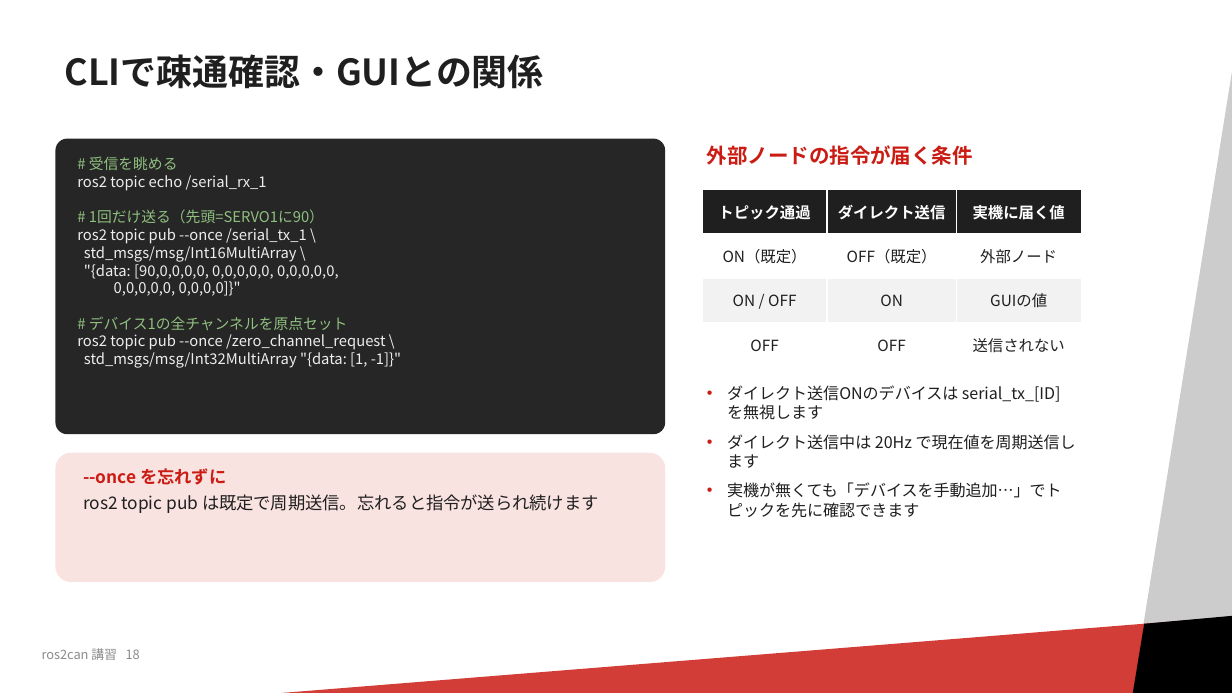
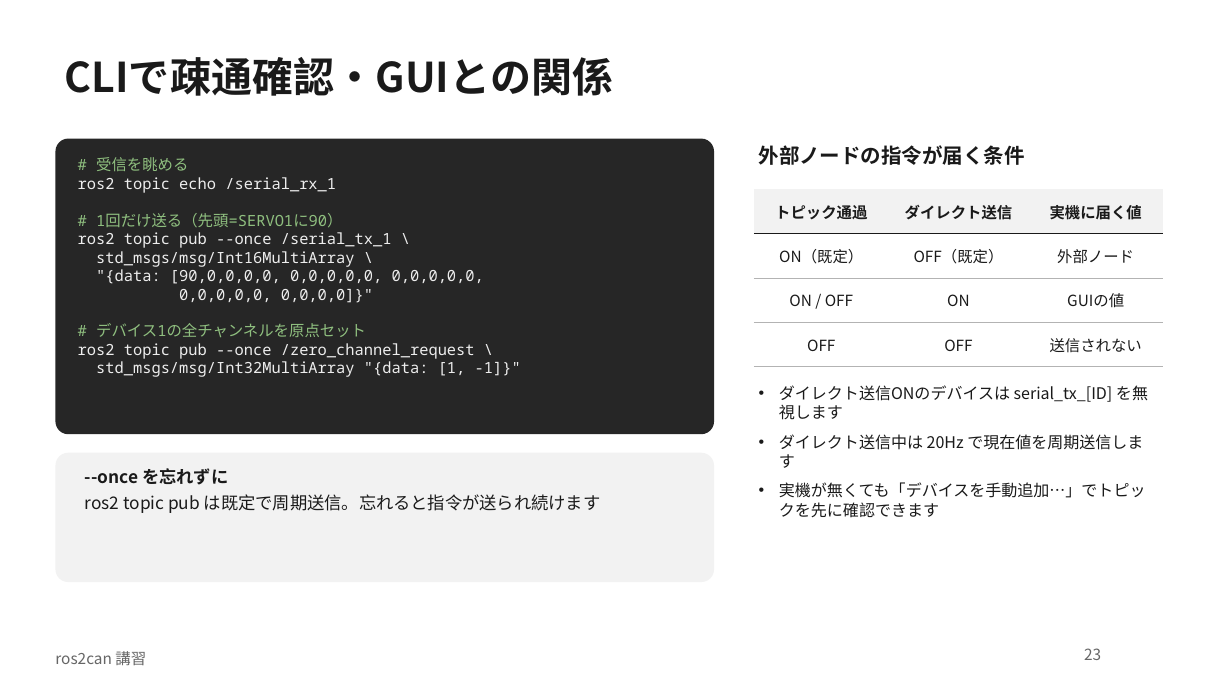
Before and after one commit to RRST-NHK-Project/rrst-ros2-ws-practice, a slide deck: slide 23 of docs/ros2can講習.pptx (slide 18 before the commit). Drawn at 1232x693 pixels with LibreOffice and Linux fonts; fonts in the diff are those of the drawing; background and template pictures are left out. Boxes give left, top, right and bottom in pixels: in the first picture for what was removed or moved away, otherwise in the second. Text is boxed around its words. In the diff, an @@ line names an element or a change of style, - is before the commit and + after.

Commit message:
講習資料

```diff
--- a/docs/ros2can講習.pptx
+++ b/docs/ros2can講習.pptx
@@ rectangle removed at box(1042, 17, 1232, 693) @@
@@ title "CLIで疎通確認・GUIとの関係" at box(65, 57, 614, 96): size 28 to 32 pt, text colour #1F1F1F to #1A1A1A; line spacing 0.9 to 1 @@
@@ rounded rectangle "# 受信を眺める": place and size @@
-rounded rectangle "# 受信を眺める" at box(55, 139, 665, 434)
+rounded rectangle "# 受信を眺める" at box(55, 139, 714, 434)
@@ rounded rectangle "# 受信を眺める" at box(55, 139, 714, 434): size 11.5 to 12 pt, font Noto Sans CJK JP to Noto Sans Mono; proportions changed @@
@@ text "外部ノードの指令が届く条件": place and size @@
-text "外部ノードの指令が届く条件" at box(707, 145, 973, 165)
+text "外部ノードの指令が届く条件" at box(759, 145, 1025, 165)
@@ text "外部ノードの指令が届く条件" at box(759, 145, 1025, 165): text colour #CB1C14 to #1A1A1A @@
@@ table at box(754, 189, 1164, 367) @@
@@ fill #1F1F1F to #F2F2F2 in row 1 @@
@@ fill #FFFFFF to none in 6 cells @@
@@ fill #F2F2F2 to none in row 3 @@
@@ text colour #FFFFFF to #1A1A1A in "トピック通過", "ダイレクト送信", "実機に届く値" @@
@@ text colour #1F1F1F to #1A1A1A in "ON（既定）", "OFF（既定）", "外部ノード", "ON / OFF" and 5 more places @@
@@ borders changed @@
@@ table: place and size @@
-table at box(702, 189, 1081, 367)
+table at box(754, 189, 1164, 367)
@@ text "ダイレクト送信ONのデバイスは serial_tx_[ID] を無視します": place and size @@
-text "ダイレクト送信ONのデバイスは serial_tx_[ID] を無視します" at box(727, 385, 1076, 518)
+text "ダイレクト送信ONのデバイスは serial_tx_[ID] を無視します" at box(779, 385, 1148, 518)
@@ text "ダイレクト送信ONのデバイスは serial_tx_[ID] を無視します" at box(779, 385, 1148, 518): text colour #1F1F1F to #1A1A1A; bullet colour #CB1C14 to #1A1A1A @@
@@ rounded rectangle: place and size @@
-rounded rectangle at box(55, 453, 665, 582)
+rounded rectangle at box(55, 453, 714, 582)
@@ rounded rectangle at box(55, 453, 714, 582): fill #F9E3E1 to #F2F2F2; proportions changed @@
@@ text "--once を忘れずに" at box(85, 468, 600, 513): text colour #CB1C14 to #1A1A1A in "--once を忘れずに"; text colour #1F1F1F to #1A1A1A in "ros2 topic pub は既定で周期送信。忘れると指令が送られ続けます" @@
@@ rectangle removed at box(52, 610, 1232, 693) @@
@@ parallelogram removed at box(1117, 610, 1232, 693) @@
@@ text removed at box(42, 648, 140, 660) @@
-ros2can 講習 18
@@ text added at box(55, 651, 146, 665), 12 pt, text #666666 @@
+ros2can 講習
@@ page number added at box(1084, 648, 1101, 660), 12 pt, text #666666 @@
+23
```
Also in this commit, not shown: 22 other slides changed, 12 slides added, 2 other files.
